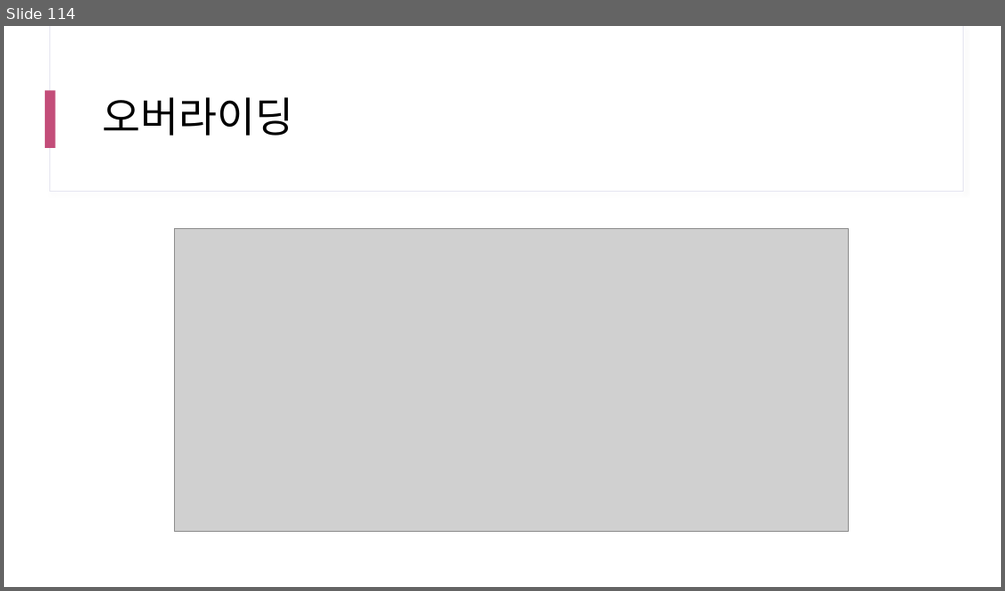
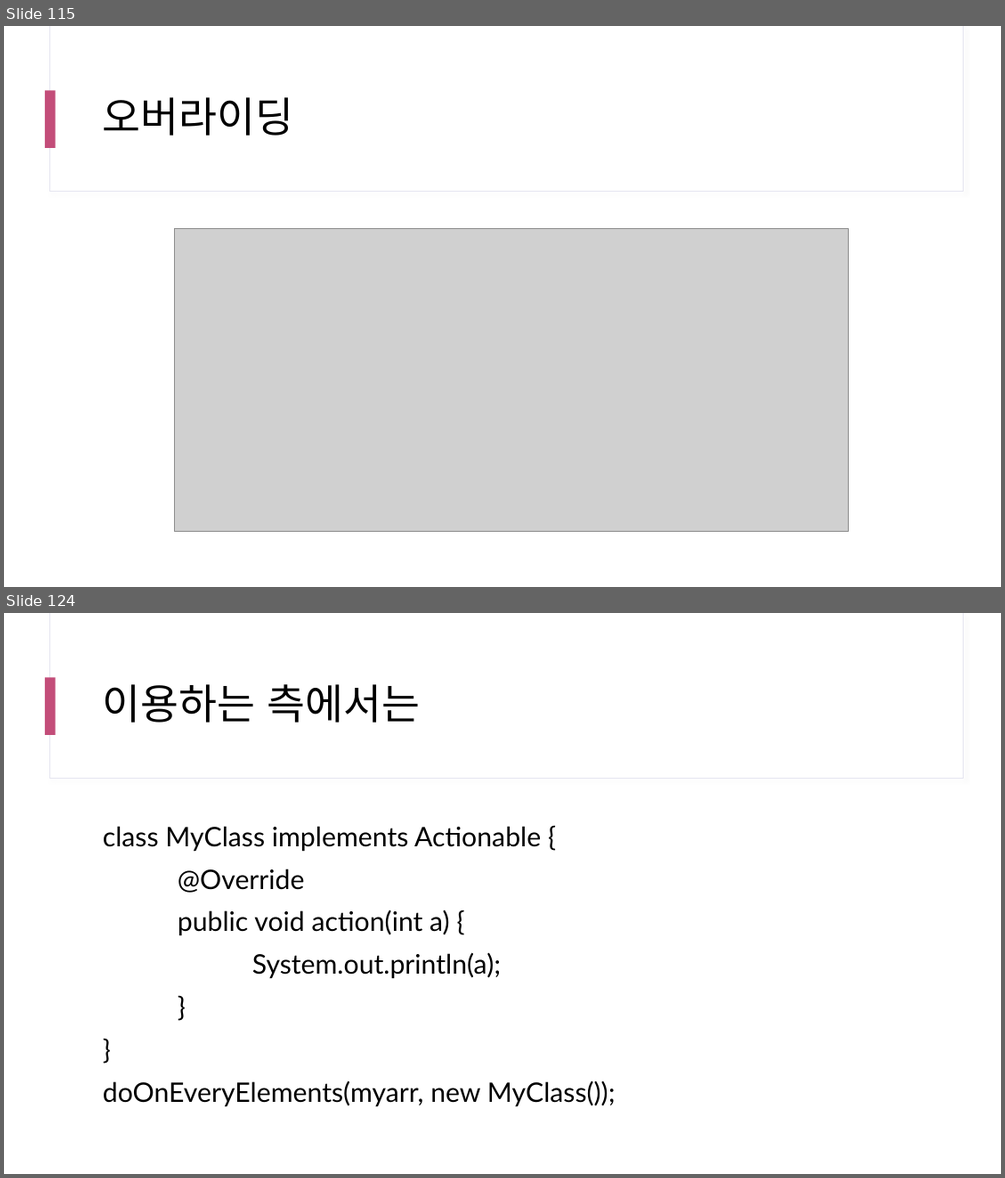
Before and after one commit to yhs0602/SPLIT_lecture_examples, a slide deck: docs/SPLIT 17차 Java.pptx. Shown one above the other, each under a label of ours: slide 114 before the commit, slides 115 and 124 after it; the slides between them are not shown. The pictures are 1005x591 and 1005x1178 pixels, drawn with LibreOffice and Linux fonts; fonts in the diff are those of the drawing; grey boxes stand for pictures. Boxes give left, top, right and bottom in pixels: in the first picture for what was removed or moved away, otherwise in the second. Text is boxed around its words. In the diff, an @@ line names an element or a change of style, - is before the commit and + after.

```diff
--- a/docs/SPLIT 17차 Java.pptx
+++ b/docs/SPLIT 17차 Java.pptx
@@ slide 124 added at bbox=[4, 613, 1001, 1174], background #FFFFFF; not listed: 3 template elements that a slide beside it also shows @@
@@ title added at bbox=[103, 684, 420, 722], 40 pt, text #000000 @@
+이용하는 측에서는
@@ text added at bbox=[103, 826, 615, 1107], 25.9 pt, text #000000 @@
+class MyClass implements Actionable {
+@Override
+public void action(int a) {
+System.out.println(a);
+}
+}
+doOnEveryElements(myarr, new MyClass());
@@ what was slide 114 is now slide 115 @@
```
Also in this commit, not shown: 1 slide changed, 39 other slides added.
